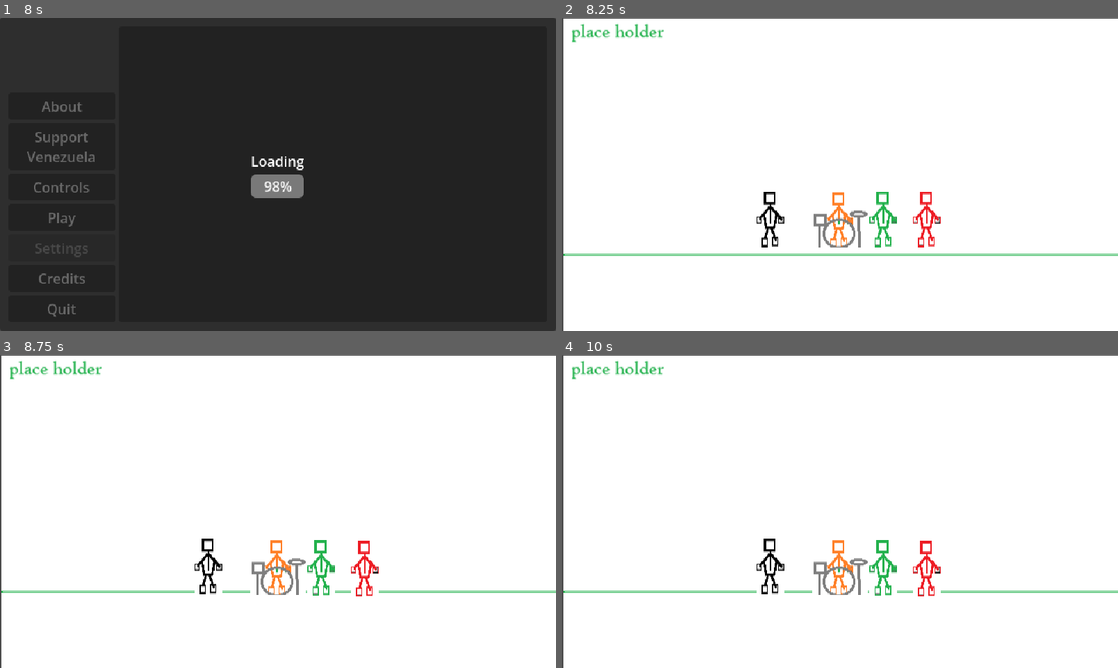
Above: before the commit, frames 1-4 (two rows, left to right).
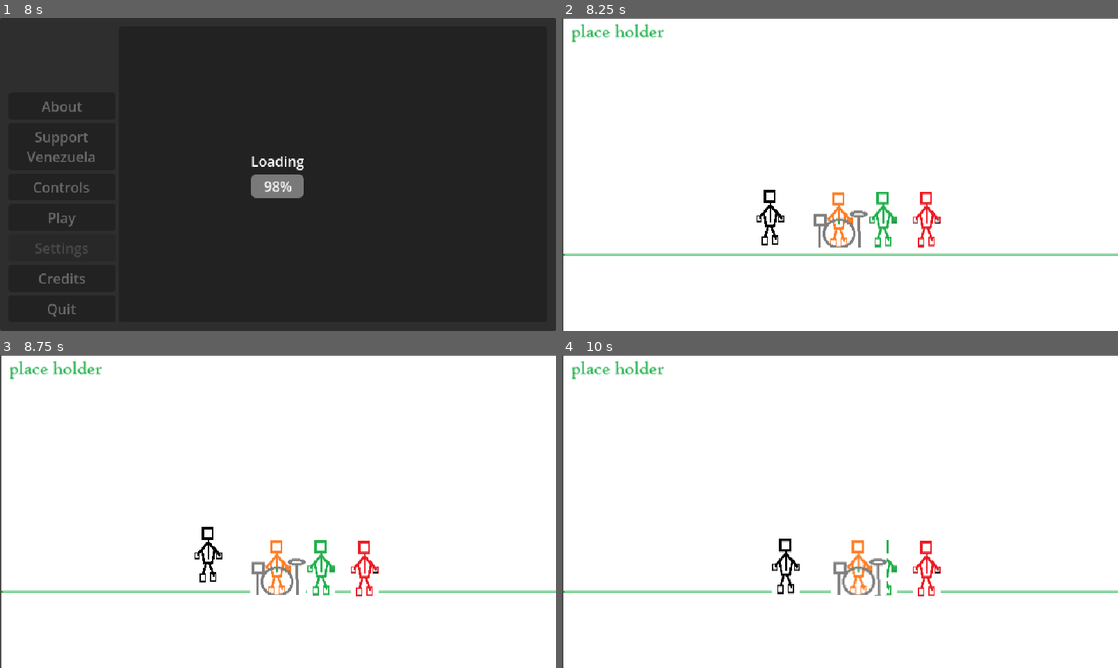
Above: after the commit, the same moments.

Repository: kevinesaa/juntos-game-jam
Game: Godot game, scene res://splash-screen/splash-screen.tscn
Same seed, same stepped clock (60 frames per second), same inputs: the game is played once before the commit and once after it.
Inputs:
- Up to frame 1 (8 s): tap Enter at 0.5, 2, 3.5 s; hold D (move_right, bound only after the commit) 0.53-1.28 s; tap E (next_character) every 1.5 s from 0.6 to 5.1 s; tap Space at 1.25, 2.75, 4.25 s; hold A (move_left, bound only after the commit) 1.28-2.03 s; tap Q (previus_character) at 1.35, 2.85, 4.35 s; hold D (move_right, bound only after the commit) 2.03-3.53 s; hold A (move_left, bound only after the commit) 3.53-5.75 s; click "Play" at 5.75 s; click "Play" at 6.5 s; click "Support Venezuela" at 7.25 s
- Up to frame 2 (8.25 s): click "About" at 8 s
- Up to frame 3 (8.75 s): no input
- Up to frame 4 (10 s): hold D (move_right, bound only after the commit) from 8.78 s (still down); tap Q (previus_character) at 8.85 s; tap E (next_character) at 9.6 s

Frame 1 is identical in both runs. In frame 2, 0.2% of the frame differs, in the area x 35-40%, y 54-74%; in frame 3, 0.4%; in frame 4, 1.8%, in the area x 35-59%, y 58-77%.

Commit message:
feat: movement

Diff:
--- a/level-jam/level-jam.tscn
+++ b/level-jam/level-jam.tscn
@@ -4,7 +4,7 @@
 [ext_resource type="PackedScene" uid="uid://bcfwgr42yj4bi" path="res://level-jam/player-ui-layout.tscn" id="2_dgymi"]
 [ext_resource type="Texture2D" uid="uid://7v287sn2ae03" path="res://art-visuals/game-play-holder.png" id="2_xxrfw"]
 [ext_resource type="Script" uid="uid://g16hbx7227jf" path="res://player-controller/PlayerController.gd" id="3_xy2ov"]
-[ext_resource type="Script" uid="uid://dnnobjaro3ye8" path="res://player-controller/CharacterController.gd" id="4_qq2pt"]
+[ext_resource type="Script" uid="uid://dnnobjaro3ye8" path="res://player-controller/MyCharacterController.gd" id="4_qq2pt"]
 [ext_resource type="Texture2D" uid="uid://dxlgyitjvulnr" path="res://art-visuals/player2.png" id="4_xy2ov"]
 [ext_resource type="Texture2D" uid="uid://cln65aqyty84m" path="res://art-visuals/player1.png" id="5_oestl"]
 [ext_resource type="Texture2D" uid="uid://cvahwba2xh1u" path="res://art-visuals/player3.png" id="5_qq2pt"]
@@ -40,6 +40,7 @@
 [node name="player1_Node2D" type="Node2D" parent="gameNode/playerController_Node" unique_id=271839000]
 position = Vector2(240, 230)
 script = ExtResource("4_qq2pt")
+baseSpeed = 40.0
 
 [node name="RigidBody2D" type="RigidBody2D" parent="gameNode/playerController_Node/player1_Node2D" unique_id=914589422]
 lock_rotation = true
@@ -54,6 +55,7 @@
 [node name="player2_Node2D" type="Node2D" parent="gameNode/playerController_Node" unique_id=1958795324]
 position = Vector2(420, 230)
 script = ExtResource("4_qq2pt")
+baseSpeed = 40.0
 
 [node name="RigidBody2D" type="RigidBody2D" parent="gameNode/playerController_Node/player2_Node2D" unique_id=1238938278]
 lock_rotation = true
@@ -68,6 +70,7 @@
 [node name="player3_Node2D" type="Node2D" parent="gameNode/playerController_Node" unique_id=350844624]
 position = Vector2(370, 230)
 script = ExtResource("4_qq2pt")
+baseSpeed = 50.0
 
 [node name="RigidBody2D" type="RigidBody2D" parent="gameNode/playerController_Node/player3_Node2D" unique_id=1989681169]
 lock_rotation = true
@@ -82,6 +85,7 @@
 [node name="player4_Node2D" type="Node2D" parent="gameNode/playerController_Node" unique_id=355279349]
 position = Vector2(320, 230)
 script = ExtResource("4_qq2pt")
+baseSpeed = 30.0
 
 [node name="RigidBody2D" type="RigidBody2D" parent="gameNode/playerController_Node/player4_Node2D" unique_id=2025463017]
 lock_rotation = true
--- a/player-controller/CharacterController.gd
+++ /dev/null
@@ -1,5 +0,0 @@
-class_name CharacterController
-extends Node
-
-
-@export var speed:float
--- /dev/null
+++ b/player-controller/MyCharacterController.gd
@@ -0,0 +1,10 @@
+class_name MyCharacterController
+extends Node2D
+
+
+@export var baseSpeed:float
+var newPosition:Vector2
+
+func moveCharacter(deltaTime:float,moveVector:Vector2) -> void:
+	self.newPosition = (deltaTime * self.baseSpeed) * moveVector
+	self.position = self.position + self.newPosition
--- a/player-controller/PlayerController.gd
+++ b/player-controller/PlayerController.gd
@@ -1,24 +1,25 @@
 class_name PlayerController
 extends Node
 
-@onready var player_1_node_2d: CharacterController = $player1_Node2D
-@onready var player_2_node_2d: CharacterController = $player2_Node2D
-@onready var player_3_node_2d: CharacterController = $player3_Node2D
-@onready var player_4_node_2d: CharacterController = $player4_Node2D
+@onready var player_1_node_2d: MyCharacterController = $player1_Node2D
+@onready var player_2_node_2d: MyCharacterController = $player2_Node2D
+@onready var player_3_node_2d: MyCharacterController = $player3_Node2D
+@onready var player_4_node_2d: MyCharacterController = $player4_Node2D
 
-var characters:Array[ChangeSceneController] = []
+var characters:Array[MyCharacterController] = []
 var currentSelectedIndex:int = 0
 
 
-func _init() -> void:
+
+
+func _ready() -> void:
 	characters.append(player_1_node_2d)
 	characters.append(player_2_node_2d)
 	characters.append(player_3_node_2d)
 	characters.append(player_4_node_2d)
 
 
-func _ready() -> void:
-	pass
+
 
 
 func  _process(delta: float) -> void:
@@ -31,15 +32,28 @@
 	if(nextCharacter):
 		_nextCharacter()
 
+
+	var moveInput:float = Input.get_axis("move_left","move_right")
+
+	_move(delta,moveInput)
+
+
+func _physics_process(delta: float) -> void:
+
+	pass
+
 func  _previusCharater() -> void:
 	self.currentSelectedIndex = self.currentSelectedIndex - 1
 	if(self.currentSelectedIndex < 0):
 		self.currentSelectedIndex = self.characters.size() - 1
-
-
 
 func _nextCharacter() -> void:
 	self.currentSelectedIndex = self.currentSelectedIndex + 1
 	var maxIndex:int = characters.size() - 1
 	if(self.currentSelectedIndex > maxIndex):
 		self.currentSelectedIndex = 0
+
+func _move(deltaTime:float, moveInput:float) -> void:
+	var currentCharacter:MyCharacterController = self.characters.get(self.currentSelectedIndex)
+	var moveVector:Vector2 = moveInput*Vector2.RIGHT
+	currentCharacter.moveCharacter(deltaTime,moveVector)
--- a/project.godot
+++ b/project.godot
@@ -35,6 +35,16 @@
 "events": [Object(InputEventKey,"resource_local_to_scene":false,"resource_name":"","device":-1,"window_id":0,"alt_press …(192 unchanged characters)…
 ]
 }
+move_left={
+"deadzone": 0.2,
+"events": [Object(InputEventKey,"resource_local_to_scene":false,"resource_name":"","device":-1,"window_id":0,"alt_pressed":false,"shift_pressed":false,"ctrl_pressed":false,"meta_pressed":false,"pressed":false,"keycode":0,"physical_keycode":65,"key_label":0,"unicode":97,"location":0,"echo":false,"script":null)
+]
+}
+move_right={
+"deadzone": 0.2,
+"events": [Object(InputEventKey,"resource_local_to_scene":false,"resource_name":"","device":-1,"window_id":0,"alt_pressed":false,"shift_pressed":false,"ctrl_pressed":false,"meta_pressed":false,"pressed":false,"keycode":0,"physical_keycode":68,"key_label":0,"unicode":100,"location":0,"echo":false,"script":null)
+]
+}
 
 [physics]
 
Renamed: player-controller/CharacterController.gd.uid -> player-controller/MyCharacterController.gd.uid
